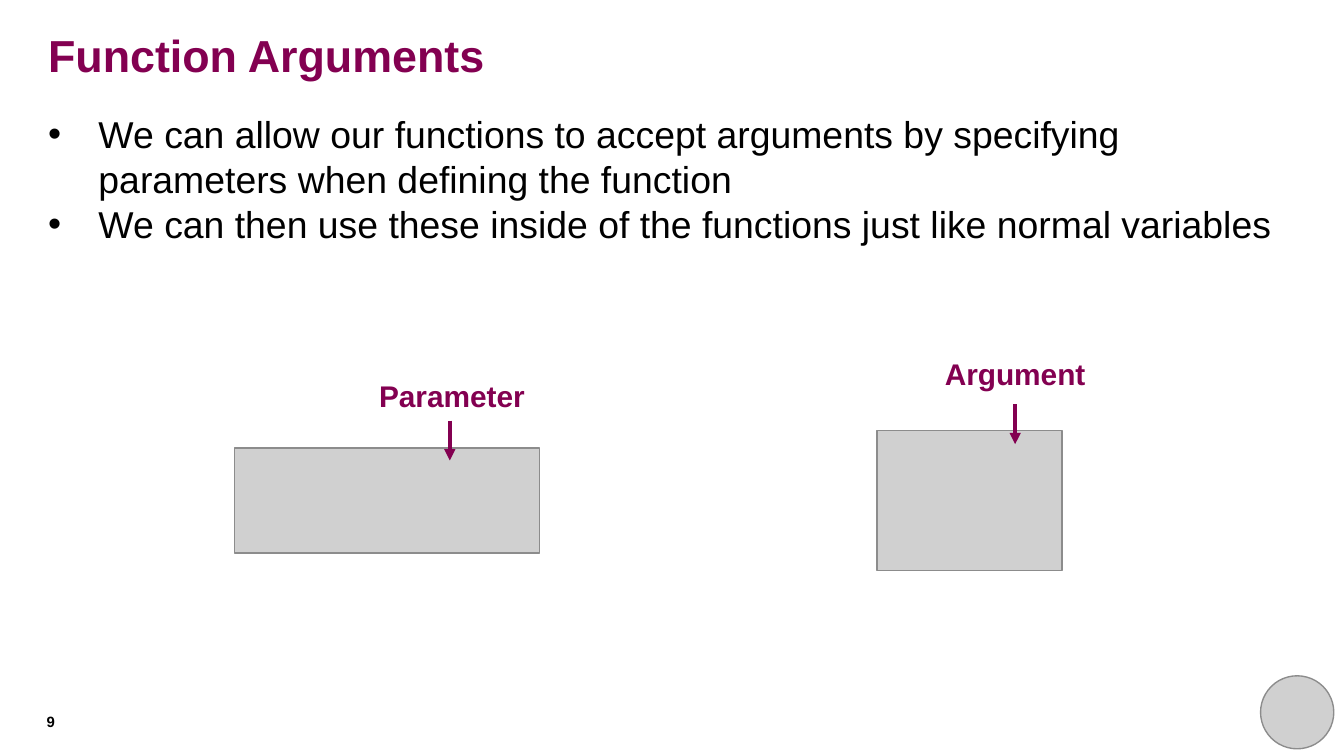
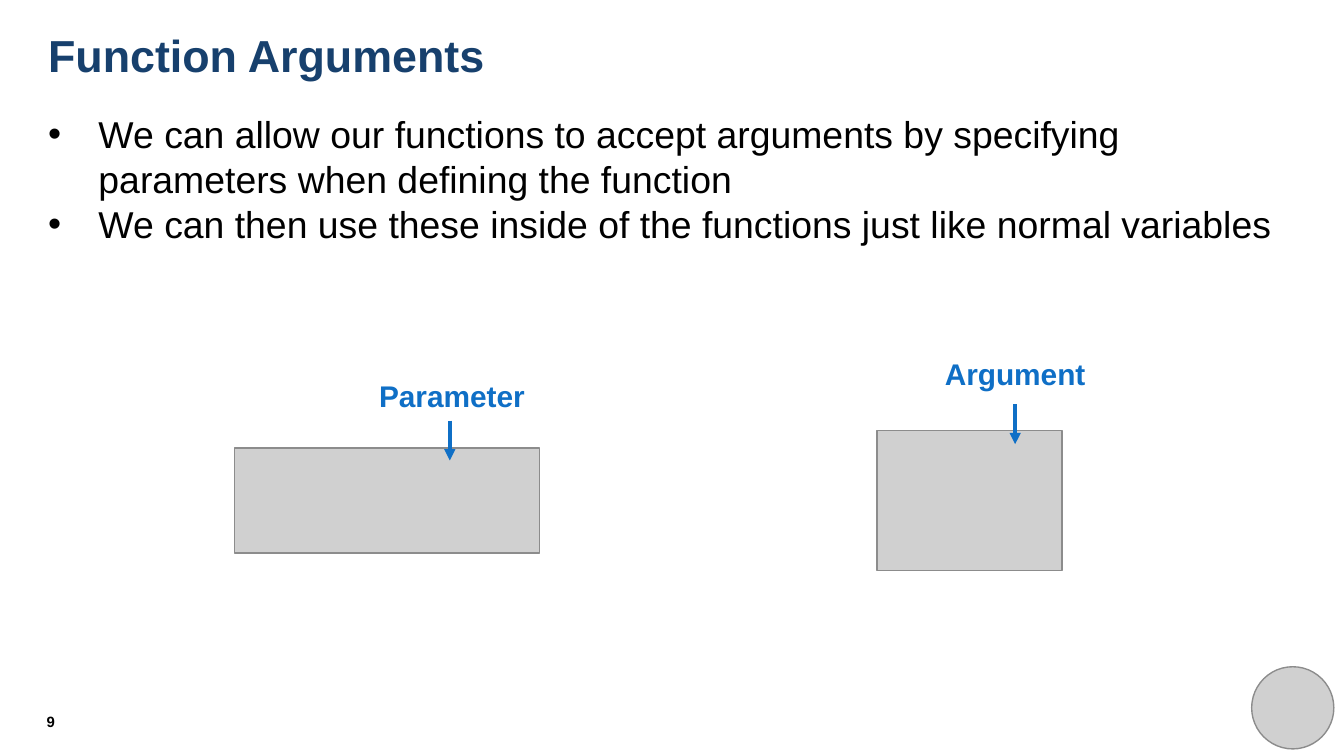
Before and after one commit to THargreaves/beginners-python, a slide deck: slide 9 of session_six/session_six_presentation.pptx. Drawn at 1344x756 pixels with LibreOffice and Linux fonts; fonts in the diff are those of the drawing; grey boxes stand for pictures. Boxes give left, top, right and bottom in pixels: in the first picture for what was removed or moved away, otherwise in the second. Text is boxed around its words. In the diff, an @@ line names an element or a change of style, - is before the commit and + after.

```diff
--- a/session_six/session_six_presentation.pptx
+++ b/session_six/session_six_presentation.pptx
@@ title "Function Arguments" at bbox=[48, 39, 484, 81]: text colour #830051 to #17406D @@
@@ text "Argument" at bbox=[945, 364, 1086, 391]: text colour #830051 to #0F6FC6 @@
@@ text "Parameter" at bbox=[379, 386, 525, 408]: text colour #830051 to #0F6FC6 @@
@@ arrow (1015, 405) - (1015, 445): stroke #830051 2 pt to #0F6FC6 2 pt @@
@@ arrow (450, 421) - (450, 461): stroke #830051 2 pt to #0F6FC6 2 pt @@
@@ picture: place and size @@
-picture at bbox=[1261, 676, 1333, 749]
+picture at bbox=[1251, 667, 1333, 749]
```
Also in this commit, not shown: 18 other slides changed, 5 other files.
